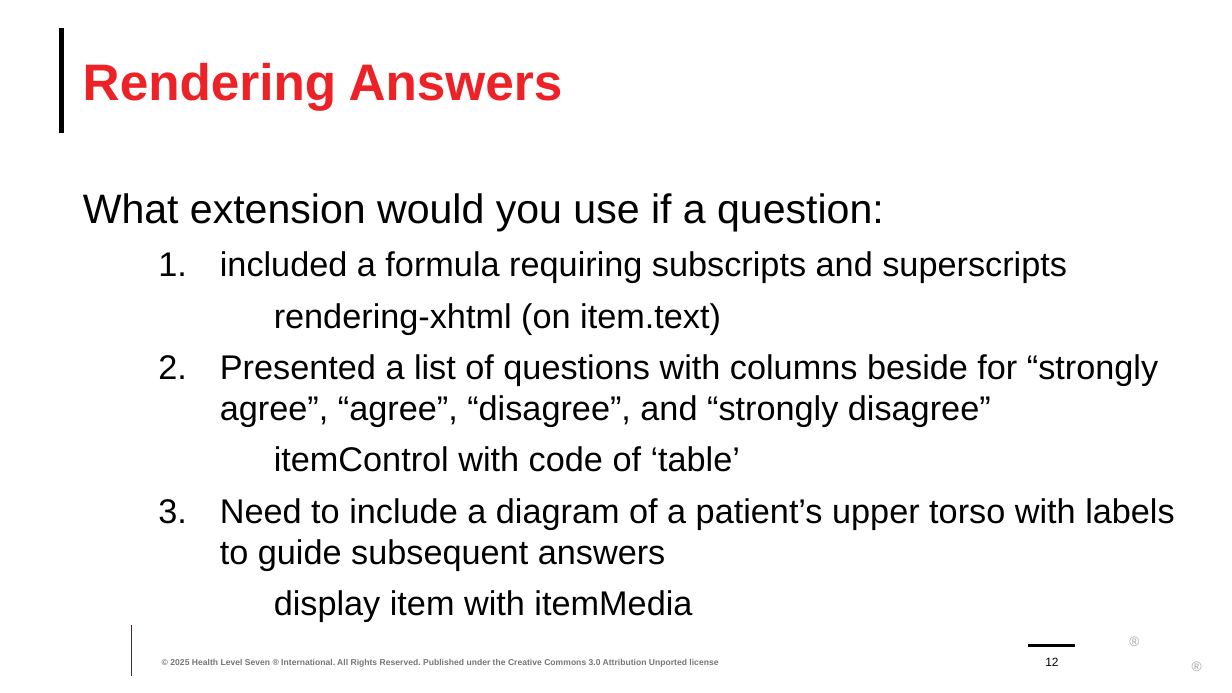
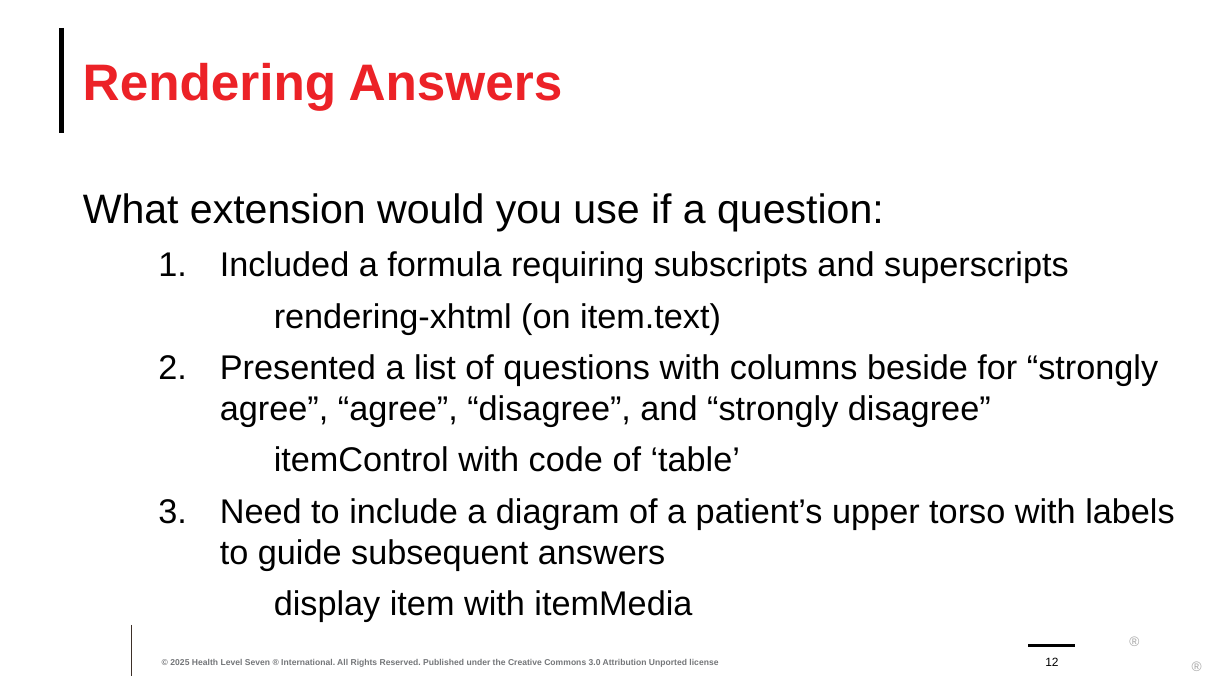
Before and after one commit to FHIR/documents, a slide deck: slide 12 of presentations/sdc/4-SDC-Rendering-Behavior.pptx. Drawn at 1232x693 pixels with LibreOffice and Linux fonts; fonts in the diff are those of the drawing; background and template pictures are left out. Boxes give left, top, right and bottom in pixels: in the first picture for what was removed or moved away, otherwise in the second. Text is boxed around its words. In the diff, an @@ line names an element or a change of style, - is before the commit and + after.

```diff
--- a/presentations/sdc/4-SDC-Rendering-Behavior.pptx
+++ b/presentations/sdc/4-SDC-Rendering-Behavior.pptx
@@ text at bbox=[220, 251, 1069, 283]: text changed @@
-  1. included a formula requiring subscripts and superscripts
+  1. Included a formula requiring subscripts and superscripts
```
Also in this commit, not shown: 1 other slide changed, 4 other files.
